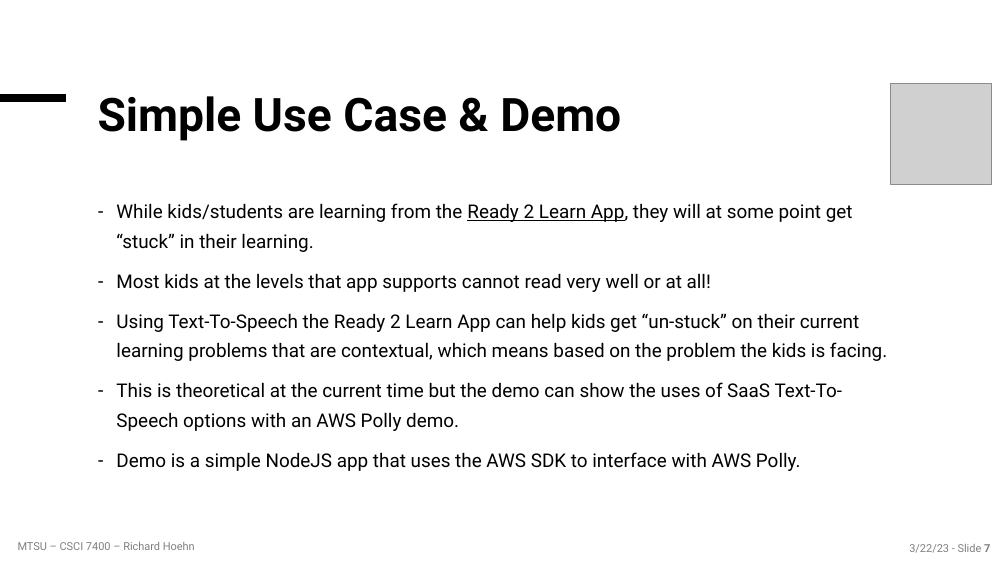
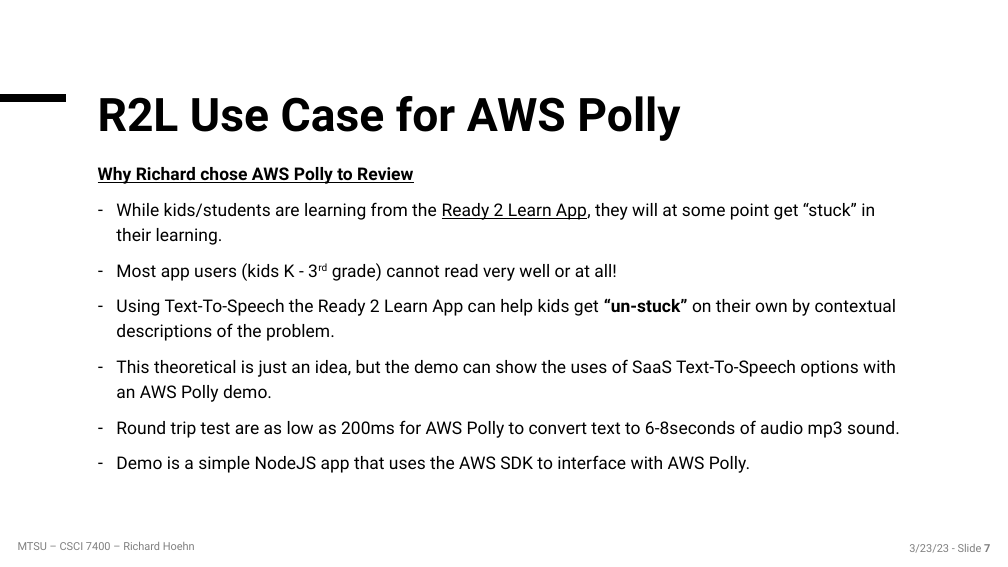
Before and after one commit to richardhoehn/mtsu.csci.7400.assignment02, a slide deck: slide 7 of presentation/HoehnAssignment2_Polly.pptx. Drawn at 1008x567 pixels with LibreOffice and Linux fonts; fonts in the diff are those of the drawing; grey boxes stand for pictures; background and template pictures are left out. Boxes give left, top, right and bottom in pixels: in the first picture for what was removed or moved away, otherwise in the second. Text is boxed around its words. In the diff, an @@ line names an element or a change of style, - is before the commit and + after.

```diff
--- a/presentation/HoehnAssignment2_Polly.pptx
+++ b/presentation/HoehnAssignment2_Polly.pptx
@@ picture removed at bbox=[891, 84, 991, 185] @@
@@ title at bbox=[98, 96, 680, 141]: text changed @@
-Simple Use Case & Demo
+R2L Use Case for AWS Polly
@@ text "Why Richard chose AWS Polly ...": place and size @@
-text "Why Richard chose AWS Polly ..." at bbox=[116, 203, 887, 471]
+text "Why Richard chose AWS Polly ..." at bbox=[98, 167, 900, 473]
@@ text at bbox=[98, 167, 413, 184]: paragraph added @@
+Why Richard chose AWS Polly to Review
@@ text at bbox=[116, 202, 875, 473]: size 18 to 16.6 pt in "While kids/students are learning from the Ready ...", "Demo is a simple NodeJS app that ..."; line spacing 1.3 to 1.2 @@
@@ text at bbox=[116, 263, 900, 438]: text changed; size 18 to 16.6 pt @@
-– Most kids at the levels that app supports cannot read very well or at all!
-– Using Text-To-Speech the Ready 2 Learn App can help kids get “un-stuck” on their current learning problems that are contextual, which means based on the problem the kids is facing.
-– This is theoretical at the current time but the demo can show the uses of SaaS Text-To-Speech options with an AWS Polly demo.
+– Most app users (kids K - 3rd grade) cannot read very well or at all!
+– Using Text-To-Speech the Ready 2 Learn App can help kids get “un-stuck” on their own by contextual descriptions of the problem.
+– This theoretical is just an idea, but the demo can show the uses of SaaS Text-To-Speech options with an AWS Polly demo.
+– Round trip test are as low as 200ms for AWS Polly to convert text to 6-8seconds of audio mp3 sound.
```
Also in this commit, not shown: 2 other slides changed, 3 slides added, 1 slide removed, 6 other files.
